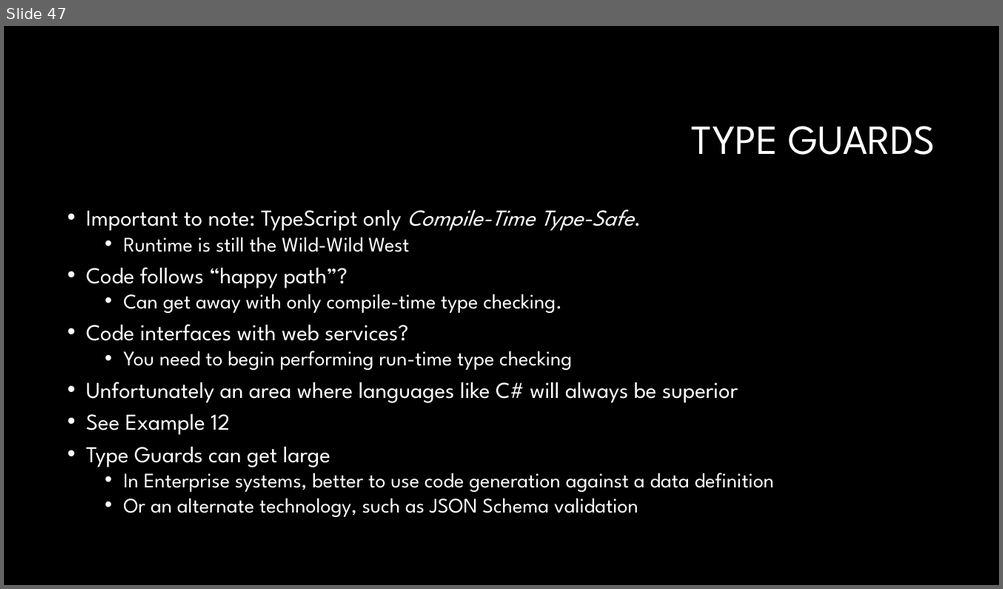
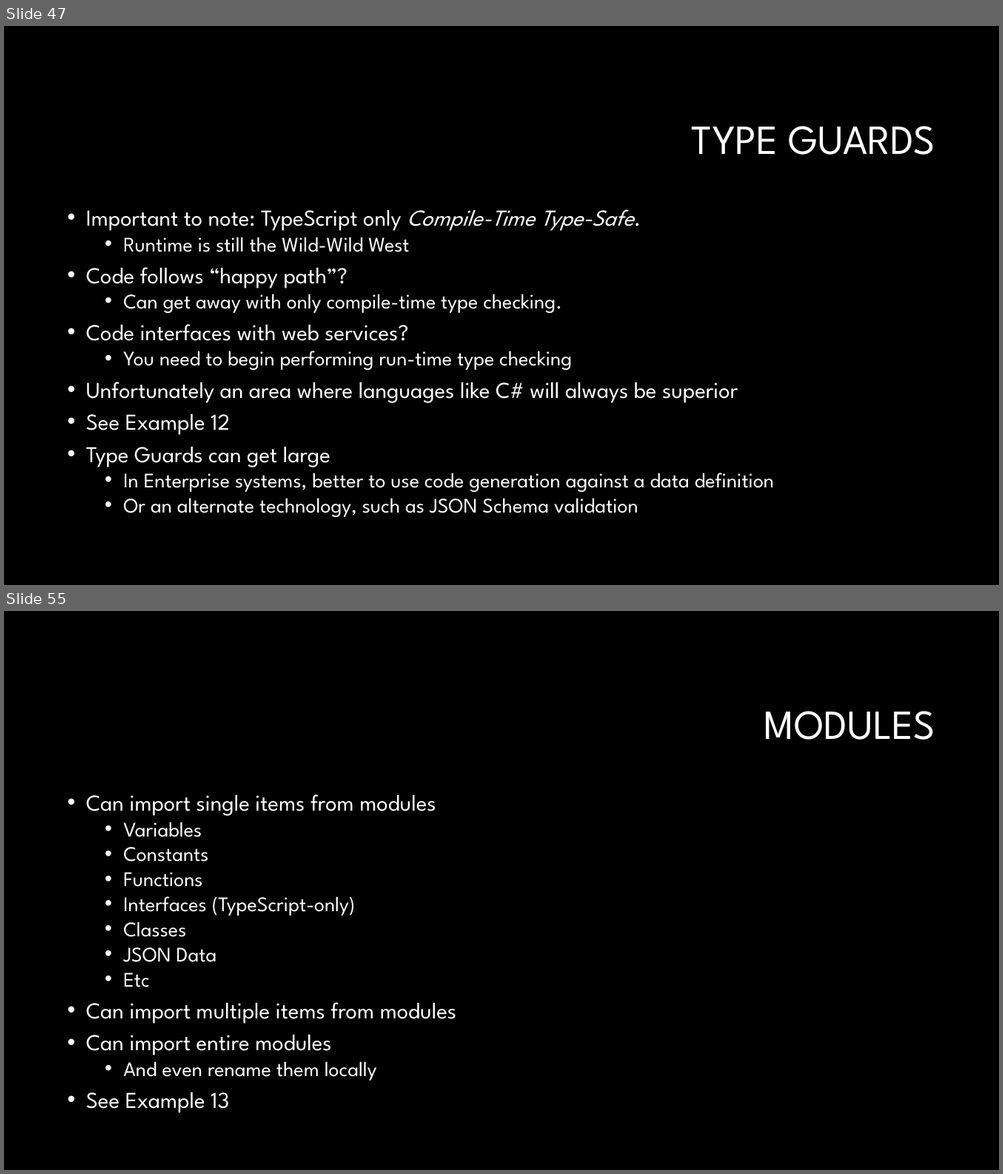
Before and after one commit to RonPenton/intro-to-typescript, a slide deck: Web development with Typescript.pptx. Shown one above the other, each under a label of ours: slide 47 before the commit, slides 47 and 55 after it; the slides between them are not shown. The pictures are 1003x589 and 1003x1174 pixels, drawn with LibreOffice and Linux fonts; fonts in the diff are those of the drawing; background and template pictures are left out. Boxes give left, top, right and bottom in pixels: in the first picture for what was removed or moved away, otherwise in the second. Text is boxed around its words. In the diff, an @@ line names an element or a change of style, - is before the commit and + after.

Commit message:
modules

```diff
--- a/Web development with Typescript.pptx
+++ b/Web development with Typescript.pptx
@@ slide 55 added at <box>4,611,999,1170</box>, background #000000 @@
@@ title added at <box>764,711,935,740</box>, 40 pt, text #FFFFFF @@
+MODULES
@@ text added at <box>86,795,456,1113</box>, 22 pt, text #FFFFFF @@
+• Can import single items from modules
+  • Variables
+  • Constants
+  • Functions
+  • Interfaces (TypeScript-only)
+  • Classes
+  • JSON Data
+  • Etc
+• Can import multiple items from modules
+• Can import entire modules
+  • And even rename them locally
+• See Example 13
```
Also in this commit, not shown: 7 other slides added, 10 other files.
